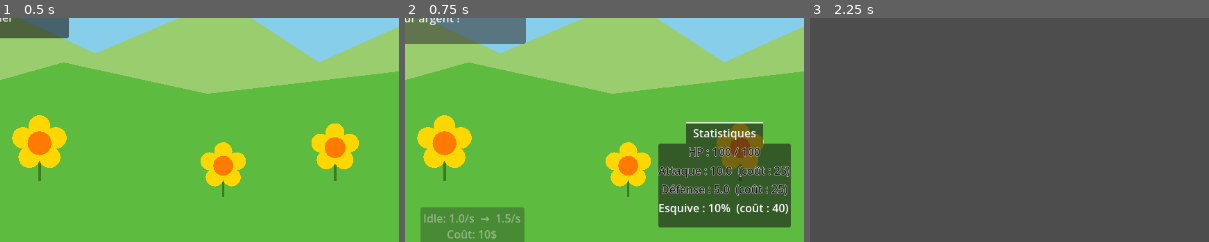
Above: before the commit, frames 1-3 (left to right).
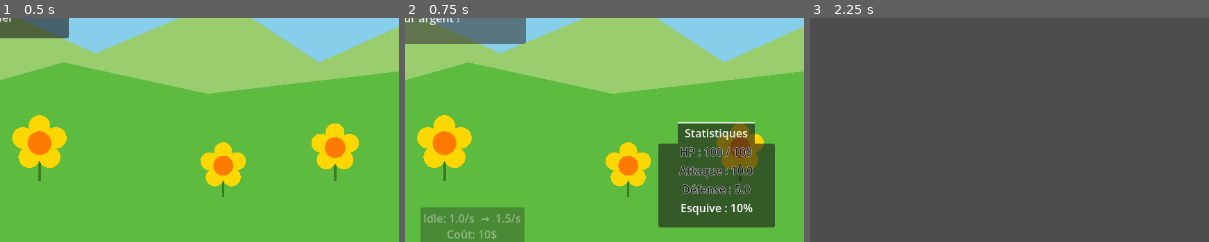
Above: after the commit, the same moments.

Repository: XeyNox/Snakdle
Game: Godot game, scene res://Scenes/TitleScreen.tscn
The game is run twice, just before and just after one commit, with the same random seed, the same clock (stepped at 60 frames per second) and the same inputs.
Inputs:
- Up to frame 1 (0.5 s): no input
- Up to frame 2 (0.75 s): click "Jouer" at 0.5 s
- Up to frame 3 (2.25 s): click "Cliquez pour argent !" at 1.25 s; click "Figth Boss" at 2 s
The pictures show only the part of the screen within x 50-100%, y 50-100%; the shares and areas given below are measured in that part.

Frame 1 is identical in both runs. In frame 2, 5.2% of the frame differs, in the area x 63-97%, y 46-94%; in frame 3, nothing differs.

Commit message:
Ajout de la possibilité de selectionner des skins, qui donnetn des bonus.

Diff:
--- a/Scenes/Main.tscn
+++ b/Scenes/Main.tscn
@@ -57,6 +57,8 @@
 
 [node name="Esquive" type="Label" parent="CanvasLayer/TabContainer/Statistiques" unique_id=412850136]
 layout_mode = 2
+horizontal_alignment = 1
+vertical_alignment = 1
 
 [node name="ButtonUppClick" type="Button" parent="CanvasLayer" unique_id=189751916]
 custom_minimum_size = Vector2(150, 50)
--- a/Scenes/SkinCard.tscn
+++ b/Scenes/SkinCard.tscn
@@ -45,3 +45,8 @@
 theme_override_colors/font_color = Color(0.5, 0.5, 0.5, 1)
 theme_override_font_sizes/font_size = 10
 horizontal_alignment = 1
+
+[node name="EquipButton" type="Button" parent="PanelContainer/VBoxContainer" unique_id=729224755]
+custom_minimum_size = Vector2(0, 25)
+layout_mode = 2
+text = "Equip that Skin"
--- a/Scripts/GachaManager.gd
+++ b/Scripts/GachaManager.gd
@@ -5,28 +5,28 @@
 const MAX_LEVEL: int = 999
 
 const CHARACTERS = [
-	{ "name": "Goblin",   "rarity": "Common",       "weight": 60 },
-	{ "name": "Archer",   "rarity": "Common",        "weight": 60 },
-	{ "name": "Knight",   "rarity": "Uncommun",      "weight": 25 },
-	{ "name": "Mage",     "rarity": "Rare",          "weight": 25 },
-	{ "name": "Dragon",   "rarity": "Legendary",     "weight": 8  },
-	{ "name": "Phoenix",  "rarity": "FrenchMonster", "weight": 2  },
+	{ "name": "Goblin",   "rarity": "Common",       "weight": 60, "bonus": { "gold_multiplier": 0.1 } },
+	{ "name": "Archer",   "rarity": "Common",        "weight": 60, "bonus": { "atq": 5.0 } },
+	{ "name": "Knight",   "rarity": "Uncommun",      "weight": 25, "bonus": { "def": 10.0 } },
+	{ "name": "Mage",     "rarity": "Rare",          "weight": 25, "bonus": { "gold_multiplier": 0.25 } },
+	{ "name": "Dragon",   "rarity": "Legendary",     "weight": 8,  "bonus": { "gold_multiplier": 0.5 } },
+	{ "name": "Phoenix",  "rarity": "FrenchMonster", "weight": 2,  "bonus": { "atq": 50.0, "gold_multiplier": 1.0 } },
 ]
 
-# collection : { "Goblin": { "level": 1, "xp": 0 }, … }
 var collection: Dictionary = {}
+var equipped_skin: String = ""
 
 signal pull_done(character: Dictionary)
 signal gems_changed(new_amount: int)
 signal collection_updated()
+signal skin_equipped(skin_name: String)
 
 func add_gems(amount: int) -> void:
 	gems += amount
 	emit_signal("gems_changed", gems)
 
-# Doublons nécessaires pour passer du niveau N au niveau N+1
 func xp_needed_for_next_level(current_level: int) -> int:
-	return current_level  # niv 1→2 : 1 doublon, niv 2→3 : 2, etc.
+	return current_level
 
 func pull() -> Dictionary:
 	if gems < PULL_COST:
@@ -43,24 +43,41 @@
 		collection[char_name] = { "level": 1, "xp": 0 }
 		emit_signal("collection_updated")
 		return
-
 	var entry = collection[char_name]
 	if entry["level"] >= MAX_LEVEL:
 		emit_signal("collection_updated")
 		return
-
 	entry["xp"] += 1
 	var needed = xp_needed_for_next_level(entry["level"])
 	while entry["xp"] >= needed and entry["level"] < MAX_LEVEL:
 		entry["xp"] -= needed
 		entry["level"] += 1
 		needed = xp_needed_for_next_level(entry["level"])
-
 	emit_signal("collection_updated")
 
 func get_entry(char_name: String) -> Dictionary:
 	if collection.has(char_name):
 		return collection[char_name]
+	return {}
+
+func equip(skin_name: String) -> void:
+	equipped_skin = skin_name
+	emit_signal("skin_equipped", skin_name)
+
+func get_bonus(stat: String) -> float:
+	if equipped_skin == "":
+		return 0.0
+	var skin = _get_character(equipped_skin)
+	if skin.is_empty() or not skin["bonus"].has(stat):
+		return 0.0
+	var entry = get_entry(equipped_skin)
+	var level = entry.get("level", 1)
+	return skin["bonus"][stat] * level
+
+func _get_character(skin_name: String) -> Dictionary:
+	for c in CHARACTERS:
+		if c["name"] == skin_name:
+			return c
 	return {}
 
 func _weighted_random() -> Dictionary:
--- a/Scripts/GameManager.gd
+++ b/Scripts/GameManager.gd
@@ -1,26 +1,22 @@
 extends Node
 
-#Argent
 var money: float = 0.0
 var money_per_second: float = 1.0
 var money_per_click: float = 1.0
 var idle_upgrade_cost: float = 10.0
 var click_upgrade_cost: float = 10.0
 
-#Stats du joueur
 var player_hp: float = 100.0
 var player_max_hp: float = 100.0
 var player_attack: float = 10.0
 var player_defense: float = 5.0
 var player_evasion: float = 0.1
 
-#Cout d'upgrade des stats
 var hp_upgrade_cost: float = 25.0
 var attack_upgrade_cost: float = 25.0
 var defense_upgrade_cost: float = 25.0
 var evasion_upgrade_cost: float = 40.0
 
-#Boss
 var boss_level: int = 1
 var boss_hp: float = 0.0
 var boss_max_hp: float = 0.0
@@ -28,7 +24,6 @@
 var _damage_timer: float = 0.0
 const DAMAGE_INTERVAL := 2.0
 
-#Screen and audio
 var screen_state: String = "start"
 var music_volume: float = 1.0
 var sfx_volume: float = 1.0
@@ -42,18 +37,17 @@
 func _process(delta: float) -> void:
 	if screen_state == "gameover":
 		return
-	money += money_per_second * delta
-
+	var gold_multi = 1.0 + GachaManager.get_bonus("gold_multiplier")
+	money += money_per_second * gold_multi * delta
 	if not boss_active:
 		_start_boss()
-
 	if boss_active:
-		boss_hp -= player_attack * delta
+		var atq_bonus = GachaManager.get_bonus("atq")
+		boss_hp -= (player_attack + atq_bonus) * delta
 		boss_hp_changed.emit(boss_hp, boss_max_hp)
 		if boss_hp <= 0.0:
 			_defeat_boss()
 			return
-
 		_damage_timer += delta
 		if _damage_timer >= DAMAGE_INTERVAL:
 			_damage_timer = 0.0
@@ -77,10 +71,12 @@
 	boss_defeated.emit(reward)
 
 func _boss_attack_player() -> void:
-	if randf() < player_evasion:
+	var dodge_bonus = GachaManager.get_bonus("dodge")
+	if randf() < (player_evasion + dodge_bonus):
 		return
+	var def_bonus = GachaManager.get_bonus("def")
 	var raw := float(boss_level) * 12.0 * randf_range(0.7, 1.3)
-	var dmg: float = maxf(1.0, raw - player_defense)
+	var dmg: float = maxf(1.0, raw - (player_defense + def_bonus))
 	player_hp = maxf(0.0, player_hp - dmg)
 	player_hp_changed.emit(player_hp, player_max_hp)
 	if player_hp <= 0.0:
--- a/Scripts/button.gd
+++ b/Scripts/button.gd
@@ -6,7 +6,8 @@
 	pressed.connect(_on_pressed)
 
 func _on_pressed():
-	GameManager.money += GameManager.money_per_click
+	var gold_multi = 1.0 + GachaManager.get_bonus("gold_multiplier")
+	GameManager.money += GameManager.money_per_click * gold_multi
 
 	var label = FloatingText.instantiate()
 	label.text = "+" + str(floor(GameManager.money_per_click))
--- a/Scripts/listStat.gd
+++ b/Scripts/listStat.gd
@@ -14,10 +14,14 @@
 	update_stats()
 
 func update_stats() -> void:
-	hp_label.text = "HP : %d / %d" % [GameManager.player_hp, GameManager.player_max_hp]
-	attaque_label.text = "Attaque : %.1f  (coût : %d)" % [GameManager.player_attack, GameManager.attack_upgrade_cost]
-	defense_label.text = "Défense : %.1f  (coût : %d)" % [GameManager.player_defense, GameManager.defense_upgrade_cost]
-	esquive_label.text = "Esquive : %d%%  (coût : %d)" % [int(GameManager.player_evasion * 100), GameManager.evasion_upgrade_cost]
+	var atq_bonus = GachaManager.get_bonus("atq")
+	var def_bonus = GachaManager.get_bonus("def")
+	var dodge_bonus = GachaManager.get_bonus("dodge")
+	var hp_bonus = GachaManager.get_bonus("hp")
+	hp_label.text = "HP : %d / %d" % [GameManager.player_hp, GameManager.player_max_hp + hp_bonus]
+	attaque_label.text = "Attaque : %.1f" % [GameManager.player_attack + atq_bonus]
+	defense_label.text = "Défense : %.1f" % [GameManager.player_defense + def_bonus]
+	esquive_label.text = "Esquive : %d%%" % [int((GameManager.player_evasion + dodge_bonus) * 100)]
 
 func _on_hp_changed(_hp: float, _max: float) -> void:
 	update_stats()
--- a/Scripts/skin_card.gd
+++ b/Scripts/skin_card.gd
@@ -5,6 +5,7 @@
 @onready var level_label = $PanelContainer/VBoxContainer/LevelLabel
 @onready var xp_bar      = $PanelContainer/VBoxContainer/XPBar
 @onready var xp_label    = $PanelContainer/VBoxContainer/XPLabel
+@onready var equip_button = $PanelContainer/VBoxContainer/EquipButton
 
 const RARITY_COLORS = {
 	"Common":        Color.WHITE,
@@ -21,8 +22,10 @@
 	_char_name = character["name"]
 	name_label.text = character["name"]
 	color_rect.color = RARITY_COLORS[character["rarity"]]
+	equip_button.pressed.connect(_on_equip_pressed)
+	GachaManager.collection_updated.connect(_on_collection_updated)
+	GachaManager.skin_equipped.connect(_on_skin_equipped)
 	_refresh()
-	GachaManager.collection_updated.connect(_on_collection_updated)
 
 func _refresh() -> void:
 	var entry = GachaManager.get_entry(_char_name)
@@ -31,10 +34,18 @@
 		xp_bar.visible = false
 		xp_label.visible = false
 		color_rect.modulate = Color(0.4, 0.4, 0.4, 1.0)
+		equip_button.text = "Locked"
+		equip_button.disabled = true
 	else:
 		var lvl: int = entry["level"]
 		var xp:  int = entry["xp"]
 		color_rect.modulate = Color.WHITE
+		equip_button.disabled = false
+		if GachaManager.equipped_skin == _char_name:
+			equip_button.text = "Equipped ✓"
+			equip_button.disabled = true
+		else:
+			equip_button.text = "Equip"
 		if lvl >= GachaManager.MAX_LEVEL:
 			level_label.text = "Niv. MAX"
 			xp_bar.visible = true
@@ -51,5 +62,11 @@
 			xp_label.visible = true
 			xp_label.text = "%d / %d" % [xp, needed]
 
+func _on_equip_pressed() -> void:
+	GachaManager.equip(_char_name)
+
 func _on_collection_updated() -> void:
 	_refresh()
+
+func _on_skin_equipped(_name: String) -> void:
+	_refresh()
